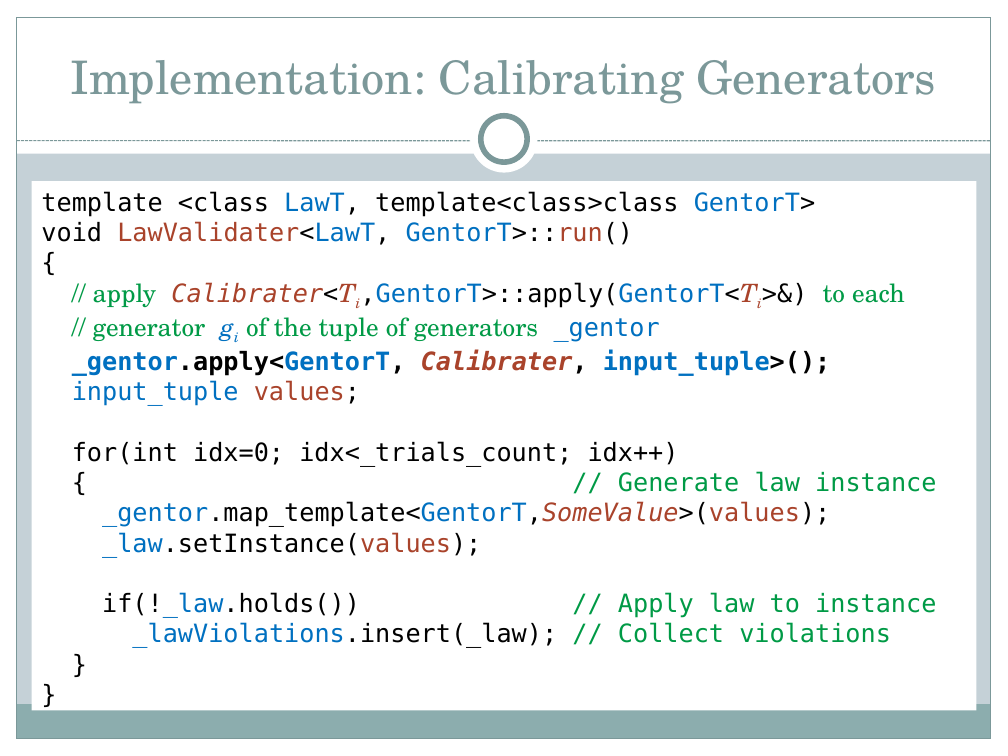
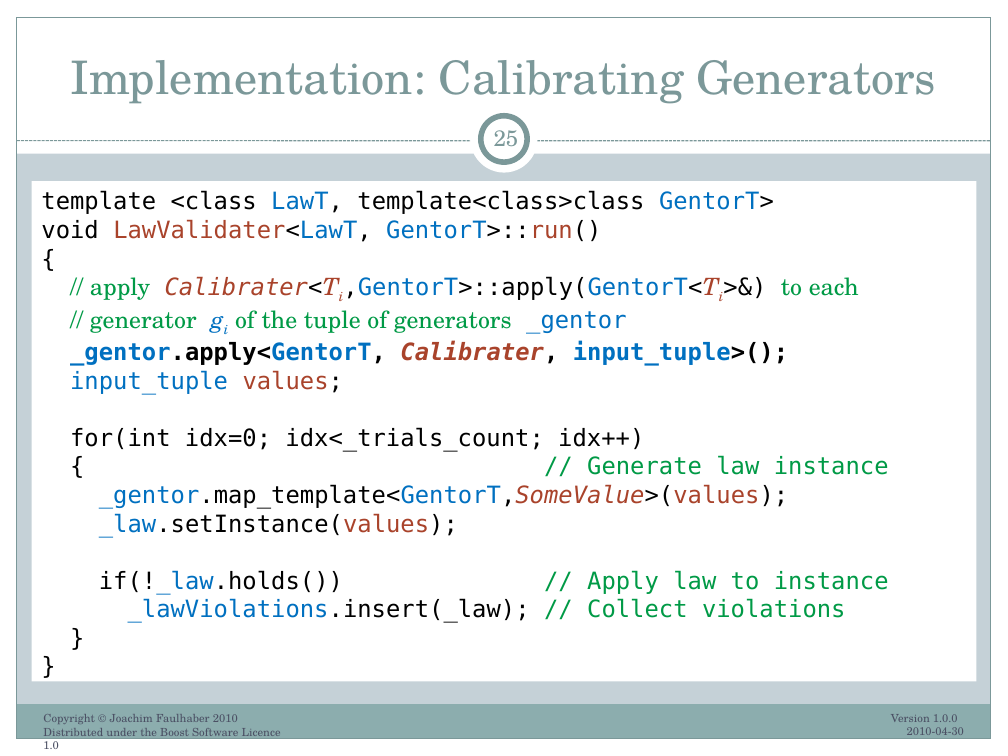
Before and after one commit to ryppl/boost-history, a slide deck: slide 25 of itl/libs/validate/doc/boostcon2010/BoostAlabaster.pptx (slide 24 before the commit). Drawn at 1008x756 pixels with LibreOffice and Linux fonts; fonts in the diff are those of the drawing. Boxes give left, top, right and bottom in pixels: in the first picture for what was removed or moved away, otherwise in the second. Text is boxed around its words. In the diff, an @@ line names an element or a change of style, - is before the commit and + after.

Commit message:
First Version 1.0.0 of the BoostCon2010 talk on Boost.Alabster is now complete.
SVN-Revision: 61706

```diff
--- a/itl/libs/validate/doc/boostcon2010/BoostAlabaster.pptx
+++ b/itl/libs/validate/doc/boostcon2010/BoostAlabaster.pptx
@@ page number added at bbox=[494, 124, 519, 146], 16 pt, text #7C999A @@
+25
@@ rectangle "template <class LawT, template<class>class GentorT>": place and size @@
-rectangle "template <class LawT, template<class>class GentorT>" at bbox=[31, 181, 977, 711]
+rectangle "template <class LawT, template<class>class GentorT>" at bbox=[31, 181, 977, 681]
@@ rectangle "template <class LawT, template<class>class GentorT>" at bbox=[31, 181, 977, 681]: size 18 to 17 pt @@
@@ text added at bbox=[43, 714, 281, 749], 8 pt, text #4B5064 @@
+Copyright © Joachim Faulhaber 2010 Distributed under the Boost Software Licence 1.0
@@ text added at bbox=[891, 714, 964, 735], 8 pt, text #4B5064 @@
+Version 1.0.0 2010-04-30
```
Also in this commit, not shown: 42 other slides changed, 1 slide added, 3 slides removed.
